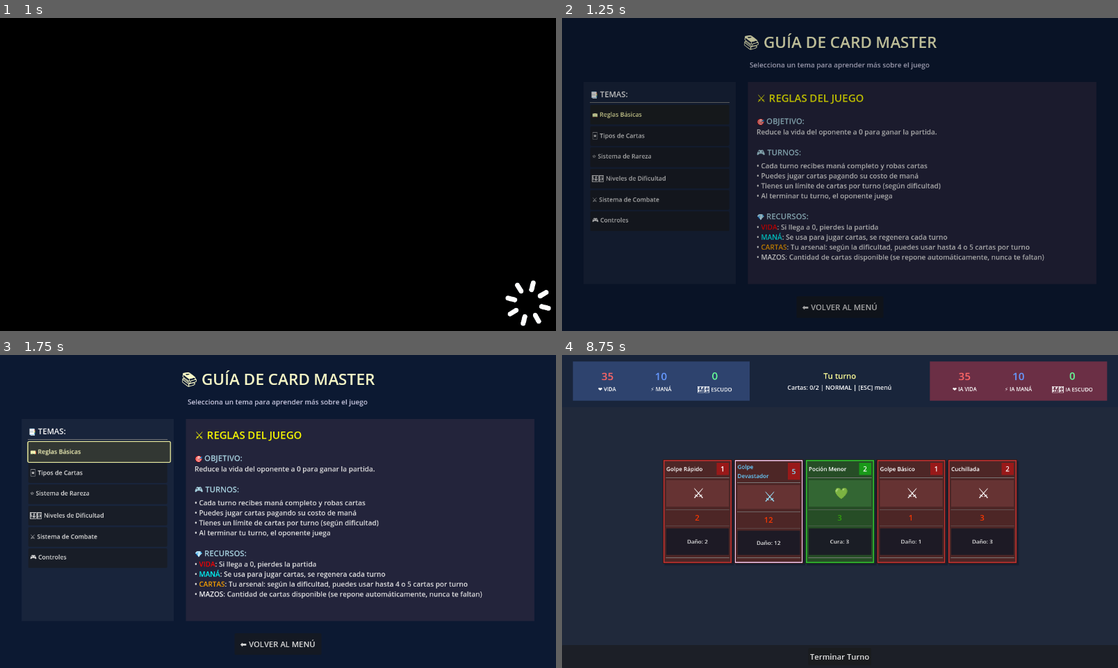
Above: before the commit, frames 1-4 (two rows, left to right).
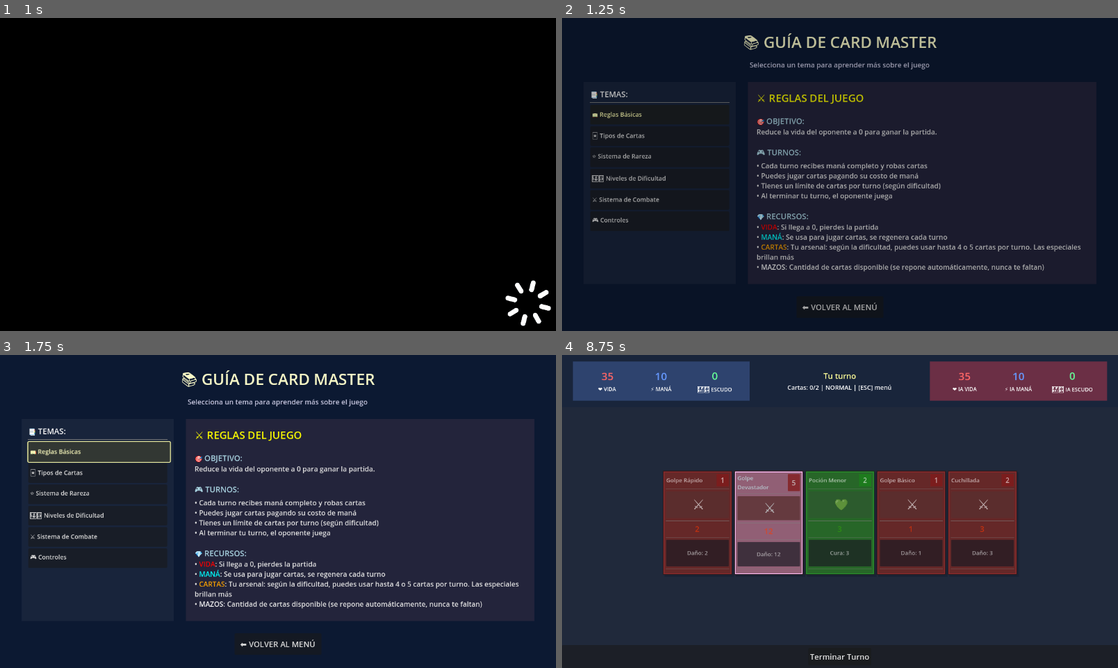
Above: after the commit, the same moments.

Repository: lextrack/Cards
Game: Godot game, scene res://scenes/MainMenu.tscn
Two runs of this game, one before a commit and one after it. Both use one fixed random seed, a clock stepped at 60 frames per second and the inputs below.
Inputs (mouse positions are in pixels of both pictures, inside the frame that each line leads up to):
- Up to frame 1 (1 s): click "AYUDA" at 0.5 s
- Up to frame 2 (1.25 s): no input
- Up to frame 3 (1.75 s): click "📖 Reglas Básicas" at 1.25 s
- Up to frame 4 (8.75 s): click "🃏 Tipos de Cartas" at 2 s; click "⭐ Sistema de Rareza" at 2.75 s; click "🎚️ Niveles de Dificultad" at 3.5 s; click "⚔️ Sistema de Combate" at 4.25 s; click "🎮 Controles" at 5 s; click "⬅️ VOLVER AL MENÚ" at 5.75 s; click "COMENZAR PARTIDA" at 6.5 s; click "🎮 COMENZAR" at 7.25 s; tap Enter (ui_accept) at 8, 8.27 s; move the mouse to (962, 495) at 8.02 s; click (962, 495) at 8.17 s

Frame 1 is identical in both runs. In frame 2, 1.0% of the frame differs, in the area x 35-94%, y 72-82%; in frame 3, 1.1%; in frame 4, 12%, in the area x 18-82%, y 33-71%.

Commit message:
New animations for the cards

Diff:
--- a/scenes/AICardNotification.tscn
+++ b/scenes/AICardNotification.tscn
@@ -7,10 +7,10 @@
 anchors_preset = 2
 anchor_top = 1.0
 anchor_bottom = 1.0
-offset_left = 10.0
-offset_top = -146.0
-offset_right = 250.0
-offset_bottom = -66.0
+offset_left = 13.0
+offset_top = -154.0
+offset_right = 253.0
+offset_bottom = -74.0
 grow_vertical = 0
 script = ExtResource("1_notification")
 
--- a/scenes/Card.tscn
+++ b/scenes/Card.tscn
@@ -5,11 +5,17 @@
 [node name="Card" type="Control"]
 custom_minimum_size = Vector2(160, 220)
 layout_mode = 3
-anchors_preset = 0
-offset_left = 181.0
-offset_top = 61.0
-offset_right = 341.0
-offset_bottom = 281.0
+anchors_preset = 8
+anchor_left = 0.5
+anchor_top = 0.5
+anchor_right = 0.5
+anchor_bottom = 0.5
+offset_left = -80.0
+offset_top = -110.0
+offset_right = 80.0
+offset_bottom = 110.0
+grow_horizontal = 2
+grow_vertical = 2
 script = ExtResource("1_0x2y3")
 
 [node name="CardShadow" type="ColorRect" parent="."]
--- a/scenes/GameNotification.tscn
+++ b/scenes/GameNotification.tscn
@@ -9,10 +9,10 @@
 anchor_top = 1.0
 anchor_right = 1.0
 anchor_bottom = 1.0
-offset_left = -258.0
-offset_top = -148.0
-offset_right = -18.0
-offset_bottom = -68.0
+offset_left = -261.0
+offset_top = -156.0
+offset_right = -21.0
+offset_bottom = -76.0
 grow_horizontal = 0
 grow_vertical = 0
 script = ExtResource("1_game_notification")
--- a/scenes/Main.tscn
+++ b/scenes/Main.tscn
@@ -38,7 +38,7 @@
 
 [node name="AttackPlayer" type="AudioStreamPlayer" parent="AudioManager/CombatSounds"]
 stream = ExtResource("4_c01mt")
-volume_db = 5.0
+volume_db = 7.0
 
 [node name="HealPlayer" type="AudioStreamPlayer" parent="AudioManager/CombatSounds"]
 stream = ExtResource("7_lhr70")
@@ -50,7 +50,7 @@
 
 [node name="DamagePlayer" type="AudioStreamPlayer" parent="AudioManager/CombatSounds"]
 stream = ExtResource("9_bjd11")
-volume_db = -14.0
+volume_db = -12.0
 
 [node name="GameSounds" type="Node" parent="AudioManager"]
 
@@ -319,7 +319,7 @@
 layout_mode = 1
 anchor_top = 0.15
 anchor_right = 1.0
-anchor_bottom = 0.85
+anchor_bottom = 0.9
 grow_horizontal = 2
 grow_vertical = 2
 
--- a/scripts/Card.gd
+++ b/scripts/Card.gd
@@ -18,12 +18,25 @@
 @onready var art_bg = $CardBackground/VBox/ArtContainer/ArtBG
 
 signal card_clicked(card: Card)
+signal card_played(card: Card)
 
 var original_scale: Vector2
+var original_position: Vector2
 var is_hovered: bool = false
+var is_playable: bool = true
+var hover_tween: Tween
+var entrance_tween: Tween
+var epic_border_tween: Tween
+var playable_tween: Tween
+var has_played_epic_animation: bool = false
+var has_played_entrance: bool = false
 
 func _ready():
 	original_scale = scale
+	original_position = position
+
+	play_entrance_animation()
+
 	if card_data:
 		update_display()
 
@@ -32,6 +45,76 @@
 	mouse_exited.connect(_on_mouse_exited)
 
 	set_mouse_filter_recursive(self)
+
+func play_entrance_animation():
+	if has_played_entrance:
+		return
+
+	has_played_entrance = true
+	modulate.a = 0.0
+	scale = Vector2(0.8, 0.8)
+	position.y += 15
+
+	if entrance_tween:
+		entrance_tween.kill()
+
+	entrance_tween = create_tween()
+	entrance_tween.set_parallel(true)
+	entrance_tween.tween_property(self, "modulate:a", 1.0, 0.2)
+	entrance_tween.tween_property(self, "scale", original_scale, 0.15)
+	entrance_tween.tween_property(self, "position:y", original_position.y, 0.15)
+
+func play_selection_animation():
+	if not is_playable:
+		play_disabled_animation()
+		return
+
+	if hover_tween:
+		hover_tween.kill()
+
+	var select_tween = create_tween()
+	select_tween.set_parallel(true)
+
+	select_tween.tween_property(self, "scale", original_scale * 1.15, 0.06)
+	select_tween.tween_property(self, "rotation", 0.04, 0.06)
+
+	await select_tween.finished
+
+	var return_tween = create_tween()
+	return_tween.set_parallel(true)
+	return_tween.tween_property(self, "scale", original_scale, 0.12)
+	return_tween.tween_property(self, "rotation", 0.0, 0.12)
+
+func play_disabled_animation():
+	var shake_tween = create_tween()
+	shake_tween.set_parallel(true)
+
+	shake_tween.tween_property(self, "position:x", original_position.x + 3, 0.05)
+	shake_tween.tween_property(self, "position:x", original_position.x - 3, 0.05)
+	shake_tween.tween_property(self, "position:x", original_position.x + 2, 0.05)
+	shake_tween.tween_property(self, "position:x", original_position.x, 0.05)
+
+func play_card_animation():
+	card_played.emit(self)
+
+	if hover_tween:
+		hover_tween.kill()
+	if entrance_tween:
+		entrance_tween.kill()
+	if epic_border_tween:
+		epic_border_tween.kill()
+	if playable_tween:
+		playable_tween.kill()
+
+	var play_tween = create_tween()
+	play_tween.set_parallel(true)
+
+	play_tween.tween_property(self, "position", position + Vector2(0, -25), 0.2)
+	play_tween.tween_property(self, "scale", Vector2(1.15, 1.15), 0.12)
+	play_tween.tween_property(self, "modulate:a", 0.0, 0.25)
+
+	await play_tween.finished
+	queue_free()
 
 func update_display():
 	name_label.text = card_data.card_name
@@ -124,36 +207,64 @@
 
 func _on_card_input(event: InputEvent):
 	if event is InputEventMouseButton and event.pressed and event.button_index == MOUSE_BUTTON_LEFT:
-		card_clicked.emit(self)
+		play_selection_animation()
+		if is_playable:
+			card_clicked.emit(self)
 
 func _on_mouse_entered():
-	if not is_hovered:
+	if not is_hovered and is_playable:
 		is_hovered = true
-		var tween = create_tween()
-		tween.set_parallel(true)
-		tween.tween_property(self, "scale", original_scale * 1.1, 0.2)
-		tween.tween_property(self, "z_index", 10, 0.1)
+
+		if hover_tween:
+			hover_tween.kill()
+
+		hover_tween = create_tween()
+		hover_tween.set_parallel(true)
+		hover_tween.tween_property(self, "scale", original_scale * 1.08, 0.12)
+		hover_tween.tween_property(self, "z_index", 10, 0.06)
 
 func _on_mouse_exited():
 	if is_hovered:
 		is_hovered = false
-		var tween = create_tween()
-		tween.set_parallel(true)
-		tween.tween_property(self, "scale", original_scale, 0.2)
-		tween.tween_property(self, "z_index", 0, 0.1)
+
+		if hover_tween:
+			hover_tween.kill()
+
+		hover_tween = create_tween()
+		hover_tween.set_parallel(true)
+		hover_tween.tween_property(self, "scale", original_scale, 0.12)
+		hover_tween.tween_property(self, "z_index", 0, 0.06)
 
 func set_card_data(data: CardData):
 	card_data = data
 	if is_inside_tree():
 		update_display()
-
-		call_deferred("play_epic_entrance_animation")
+		if not has_played_epic_animation:
+			call_deferred("play_epic_entrance_animation")
 
 func set_playable(playable: bool):
+	is_playable = playable
+
+	if playable_tween:
+		playable_tween.kill()
+
+	playable_tween = create_tween()
+
 	if playable:
-		modulate = Color.WHITE
+		playable_tween.tween_property(self, "modulate", Color.WHITE, 0.2)
+		mouse_filter = Control.MOUSE_FILTER_PASS
 	else:
-		modulate = Color(0.5, 0.5, 0.5, 0.8)
+		playable_tween.tween_property(self, "modulate", Color(0.4, 0.4, 0.4, 0.7), 0.15)
+		mouse_filter = Control.MOUSE_FILTER_IGNORE
+
+		if is_hovered:
+			is_hovered = false
+			if hover_tween:
+				hover_tween.kill()
+			hover_tween = create_tween()
+			hover_tween.set_parallel(true)
+			hover_tween.tween_property(self, "scale", original_scale, 0.12)
+			hover_tween.tween_property(self, "z_index", 0, 0.06)
 
 func set_mouse_filter_recursive(node: Node):
 	if node is Control:
@@ -166,43 +277,47 @@
 func apply_rarity_effects(rarity: String):
 	match rarity:
 		"uncommon":
-			name_label.modulate = Color(0.3, 1.8, 0.6, 1.0)
-			cost_label.modulate = Color(0.4, 1.9, 0.7, 1.0)
-			card_border.modulate = Color(1.2, 1.4, 1.1, 1.0)
+			name_label.modulate = Color(0.7, 1.4, 0.9, 1.0)
+			cost_label.modulate = Color(0.8, 1.5, 1.0, 1.0)
+			card_border.modulate = Color(1.05, 1.2, 1.03, 1.0)
 		"rare":
-			name_label.modulate = Color(0.4, 0.8, 2.2, 1.0)
-			cost_label.modulate = Color(0.5, 0.9, 2.4, 1.0)
+			name_label.modulate = Color(0.8, 1.0, 1.6, 1.0)
+			cost_label.modulate = Color(0.9, 1.1, 1.7, 1.0)
 			stat_value.modulate = stat_value.modulate * Color(0.7, 1.0, 1.8, 1.0)
-			card_icon.modulate = Color(0.6, 0.9, 1.6, 1.0)
-			card_border.modulate = Color(1.0, 1.3, 1.8, 1.0)
+			card_icon.modulate = Color(0.9, 1.0, 1.4, 1.0)
+			card_border.modulate = Color(1.0, 1.15, 1.5, 1.0)
 		"epic":
-			name_label.modulate = Color(2.4, 1.2, 2.6, 1.0)
-			cost_label.modulate = Color(2.6, 1.4, 2.2, 1.0)
+			name_label.modulate = Color(1.6, 1.1, 1.8, 1.0)
+			cost_label.modulate = Color(1.7, 1.2, 1.6, 1.0)
 			stat_value.modulate = stat_value.modulate * Color(2.2, 1.3, 2.0, 1.0)
-			card_icon.modulate = Color(2.0, 1.4, 2.4, 1.0)
-			modulate = Color(1.4, 1.1, 1.3, 1.0)
+			card_icon.modulate = Color(1.5, 1.2, 1.7, 1.0)
+			modulate = Color(1.15, 1.05, 1.2, 1.0)
 			card_border.modulate = Color(1.6, 1.2, 1.5, 1.0)
 
-			var tween = create_tween()
-			tween.set_loops()
-			tween.tween_property(card_border, "modulate", Color(2.0, 1.5, 1.8, 1.0), 1.0)
-			tween.tween_property(card_border, "modulate", Color(1.6, 1.2, 1.5, 1.0), 1.0)
+			if epic_border_tween:
+				epic_border_tween.kill()
+			epic_border_tween = create_tween()
+			epic_border_tween.set_loops()
+			epic_border_tween.tween_property(card_border, "modulate", Color(1.4, 1.2, 1.5, 1.0), 0.6)
+			epic_border_tween.tween_property(card_border, "modulate", Color(1.2, 1.1, 1.3, 1.0), 0.6)
 		_:
 			pass
 
 func play_epic_entrance_animation():
-	if not card_data:
+	if not card_data or has_played_epic_animation:
 		return
 
 	var rarity = CardProbability.calculate_card_rarity(card_data.damage, card_data.heal, card_data.shield)
 	if rarity == "epic":
-		var tween = create_tween()
-		tween.set_loops(3)
-		tween.set_parallel(true)
-
-		tween.tween_property(self, "scale", original_scale * 1.15, 0.3)
-		tween.tween_property(self, "scale", original_scale, 0.3)
+		has_played_epic_animation = true
+
+		var epic_tween = create_tween()
+		epic_tween.set_loops(3)
+		epic_tween.set_parallel(true)
+
+		epic_tween.tween_property(self, "scale", original_scale * 1.12, 0.18)
+		epic_tween.tween_property(self, "scale", original_scale, 0.18)
 
 		var original_modulate = modulate
-		tween.tween_property(self, "modulate", Color(1.3, 1.1, 1.4, 1.0), 0.3)
-		tween.tween_property(self, "modulate", original_modulate, 0.3)
+		epic_tween.tween_property(self, "modulate", Color(1.25, 1.08, 1.3, 1.0), 0.18)
+		epic_tween.tween_property(self, "modulate", original_modulate, 0.18)
--- a/scripts/HelpMenu.gd
+++ b/scripts/HelpMenu.gd
@@ -24,7 +24,7 @@
 [font_size=18][color=lightblue]💎 RECURSOS:[/color][/font_size]
 • [color=red]VIDA[/color]: Si llega a 0, pierdes la partida
 • [color=cyan]MANÁ[/color]: Se usa para jugar cartas, se regenera cada turno
-• [color=orange]CARTAS[/color]: Tu arsenal: según la dificultad, puedes usar hasta 4 o 5 cartas por turno
+• [color=orange]CARTAS[/color]: Tu arsenal: según la dificultad, puedes usar hasta 4 o 5 cartas por turno. Las especiales brillan más
 • [color=white]MAZOS[/color]: Cantidad de cartas disponible (se repone automáticamente, nunca te faltan)""",
 
 	"🃏 Tipos de Cartas": """[font_size=24][color=yellow]🗂️ TIPOS DE CARTAS[/color][/font_size]
